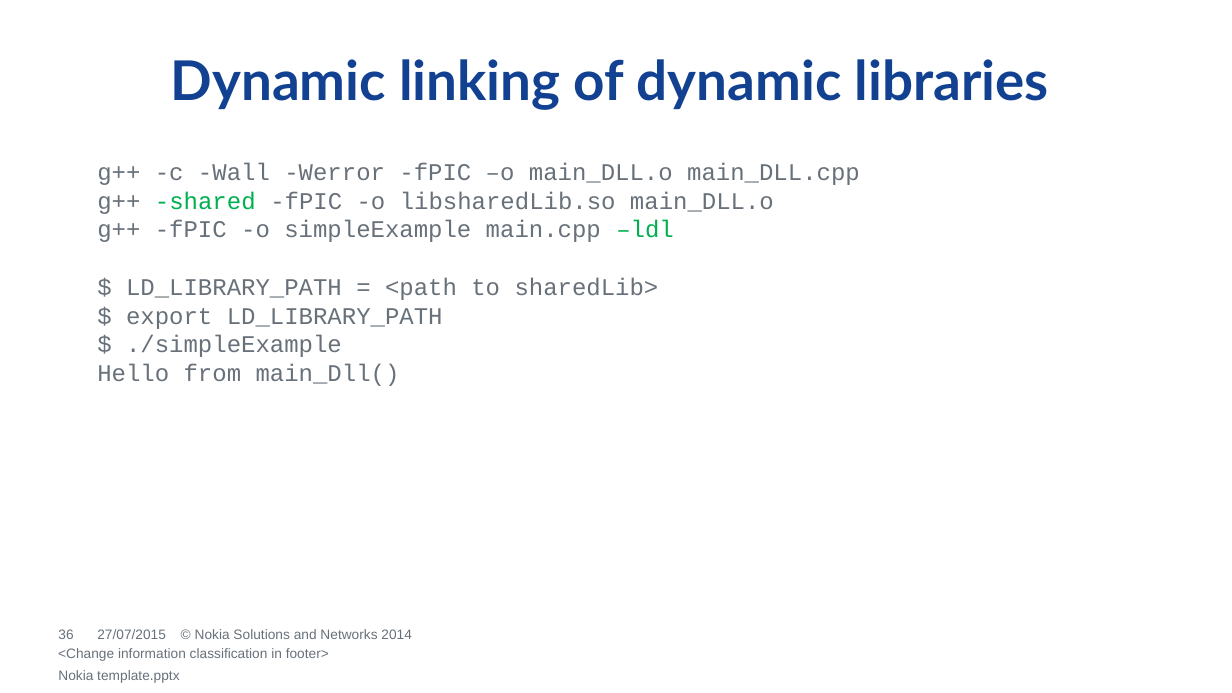
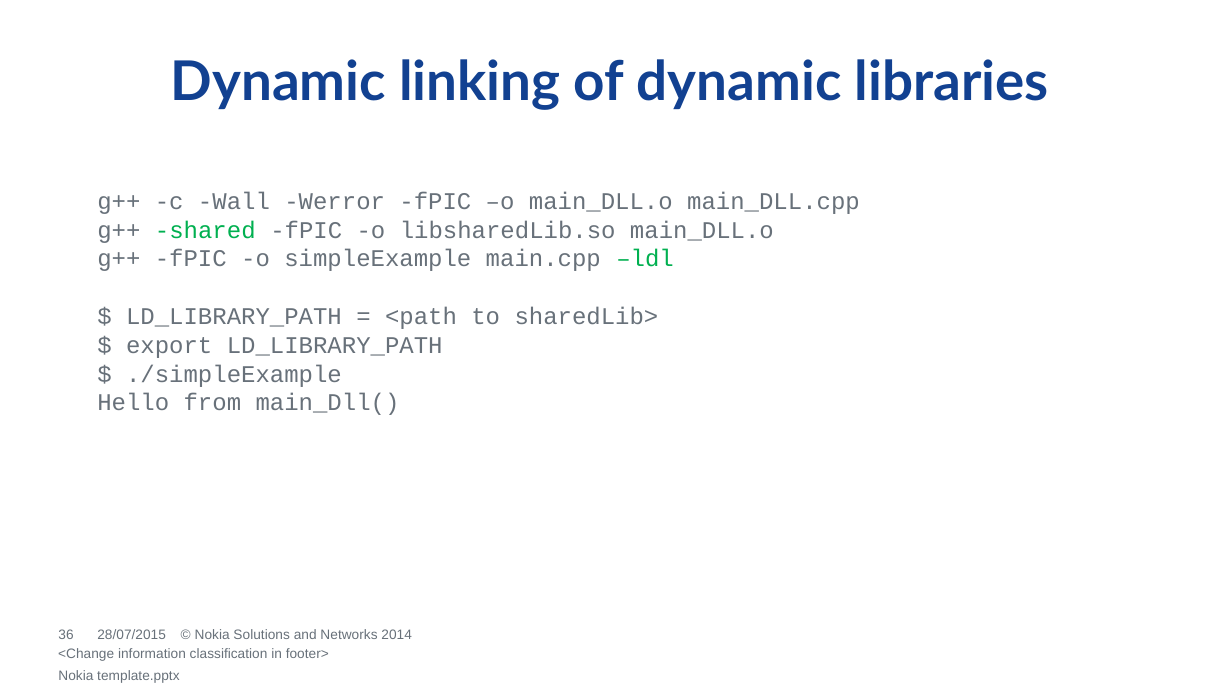
Before and after one commit to dendibakh/Linker, a slide deck: slide 36 of Diving into C++ linker.pptx. Drawn at 1232x693 pixels with LibreOffice and Linux fonts; fonts in the diff are those of the drawing; background and template pictures are left out. Boxes give left, top, right and bottom in pixels: in the first picture for what was removed or moved away, otherwise in the second. Text is boxed around its words. In the diff, an @@ line names an element or a change of style, - is before the commit and + after.

```diff
--- a/Diving into C++ linker.pptx
+++ b/Diving into C++ linker.pptx
@@ text "g++ -c -Wall -Werror -fPIC ...": place and size @@
-text "g++ -c -Wall -Werror -fPIC ..." at box(97, 162, 860, 386)
+text "g++ -c -Wall -Werror -fPIC ..." at box(97, 191, 860, 415)
@@ text at box(97, 629, 166, 639): text changed @@
-27/07/2015
+28/07/2015
```
Also in this commit, not shown: 54 other slides changed, 1 other file.
